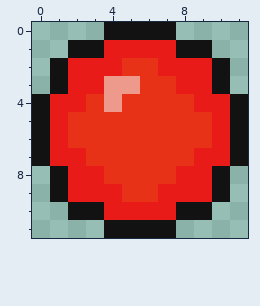
Two versions of one pixel-art sprite, textures/bullet/red/2.png. The first picture shows the starting point.
The file is 12x12 pixels. Pixels under 10% opacity are left out.
Once edited:
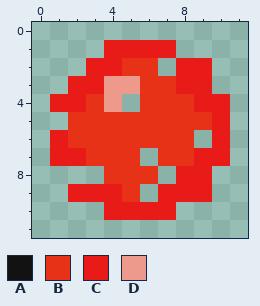
Palette (. is transparent): A #121212  B #e83217  C #e81b19  D #ed998c
The exact change:
@@ x 0..11 @@
- 0 ....AAAA....
- 1 ..AACCCCAA..
- 2 .ACCCBBCCCA.
- 3 .ACCDDBBCCA.
- 4 ACCBDBBBBCCA
- 5 ACBBBBBBBBCA
- 6 ACBBBBBBBBCA
- 7 ACCBBBBBBCCA
- 8 .ACCBBBBCCA.
- 9 .ACCCBBCCCA.
-10 ..AACCCCAA..
-11 ....AAAA....
+ 0 ............
+ 1 ....CCCC....
+ 2 ...CCBB.CC..
+ 3 ..CCDDBBCC..
+ 4 .CCBD.BBBCC.
+ 5 ..BBBBBBBBC.
+ 6 .CBBBBBBB.C.
+ 7 .CCBBB.BBCC.
+ 8 ....BBB.CC..
+ 9 ..CCCB.CCC..
+10 ....CCCC....
+11 ............
Pixel boxes of the changes (left, top, right, bottom) in both pictures:
erased: (32, 22, 248, 238)
